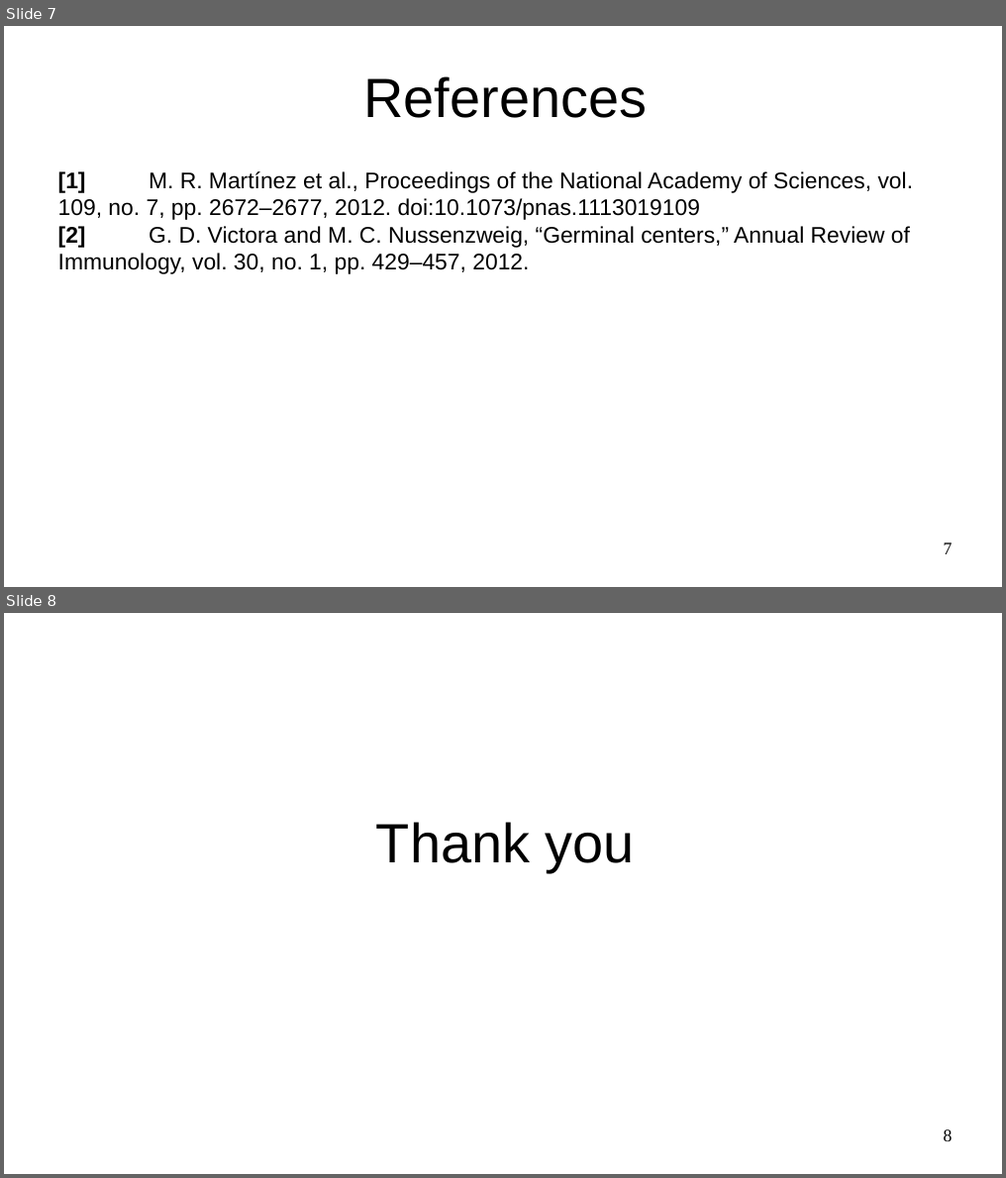
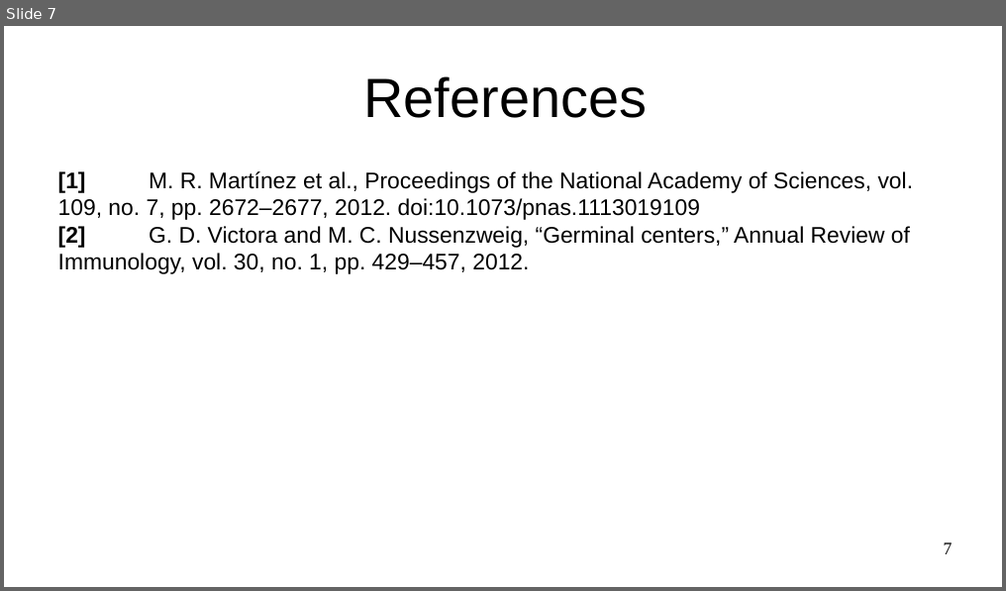
Before and after one commit to jfdev001/PlasmaCellDiff, a slide deck: pptx/JaredFrazier_Group1_Modelling.odp. Shown one above the other, each under a label of ours: slides 7 and 8 before the commit, slide 7 after it. The pictures are 1006x1178 and 1006x591 pixels, drawn with LibreOffice and Linux fonts; fonts in the diff are those of the drawing. Boxes give left, top, right and bottom in pixels: in the first picture for what was removed or moved away, otherwise in the second. Text is boxed around its words. In the diff, an @@ line names an element or a change of style, - is before the commit and + after.

```diff
--- a/pptx/JaredFrazier_Group1_Modelling.odp
+++ b/pptx/JaredFrazier_Group1_Modelling.odp
@@ slide 8 removed at [4, 613, 1002, 1174], background #FFFFFF @@
@@ title removed at [376, 822, 635, 872] @@
-Thank you
@@ page number removed at [944, 1130, 952, 1142] @@
-8
```
Also in this commit, not shown: 3 slides changed, 1 slide added, 1 other file.
